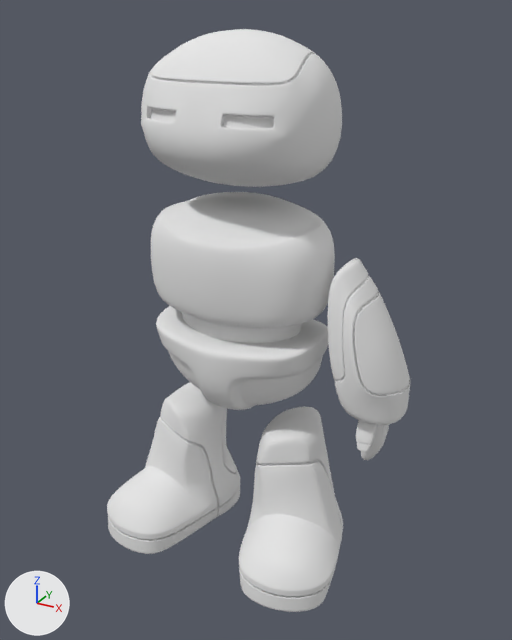
Renders of the Blender file ictbot.blend from each side of a commit.
Camera for both pictures: a camera (50 mm lens) standing at (2.25, -3.87, 3.69) and looking at (0.14, -0.04, 1.78). The lights are fixed; the arrows at lower left show +X, +Y and +Z.
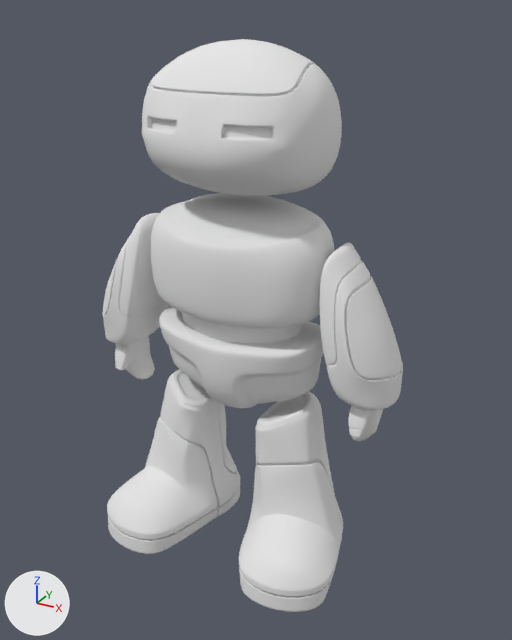
What changed in the scene script:
```text
Change me_cube_001:
    used by ob_cube_001; location = (0.0, 0.0, 0.0)
    remove me_cube_001.from_pydata(...)  # 686 vertices, 684 faces; spans x 0.105..0.926, y -0.73..0.401, z 0.036..1.08
    add me_cube_001.from_pydata(...)  # 746 vertices, 745 faces; spans x 0.105..0.926, y -0.73..0.401, z 0.036..1.231
    me_cube_001 part 1: 57 vertices moved from x 0.198..0.619, y -0.282..0.296, z 0.859..1.08 to x 0.193..0.585, y -0.297..0.296, z 0.884..1.208; 60 vertices added at x 0.198..0.554, y -0.27..0.255, z 1.052..1.231
Change me_cube_006:
    used by ob_cube_006; location = (0.0, 0.0, 0.0)
    remove me_cube_006.from_pydata(...)  # 80 vertices, 74 faces; spans x 0.0..0.613, y -0.443..0.45, z 1.041..1.758
    add me_cube_006.from_pydata(...)  # 88 vertices, 82 faces; spans x 0.0..0.613, y -0.377..0.385, z 1.041..1.758
    me_cube_006 part 2
    73 vertices are removed from x 0.0..0.609, y -0.443..0.45, z 1.041..1.737
    74 faces are deleted
    4 vertices move within x 0.2..0.586, y -0.001..0.008, z 1.144..1.548
    81 vertices are added at x 0.0..0.609, y -0.377..0.385, z 1.041..1.737
    82 new faces join them
Change me_cube_004:
    used by ob_cube_004; location = (0.91, 0.0, 1.843); rotation_euler = (0.0, -0.297, 0.0), in degrees (0, -17, 0); scale = (1.04, 1.04, 1.04)
    remove me_cube_004.from_pydata(...)  # 248 vertices, 244 faces; spans x -0.232..0.192, y -0.276..0.248, z -0.574..0.464
    add me_cube_004.from_pydata(...)  # 490 vertices, 473 faces; spans x 0.63..1.165, y -0.287..0.258, z 1.001..2.408
    me_cube_004 part 3: 490 vertices added at x 0.63..1.165, y -0.287..0.258, z 1.001..2.408
    me_cube_004 part 4: 248 vertices removed from x -0.232..0.192, y -0.276..0.248, z -0.574..0.464
Change ob_cube_004:
    ob_cube_004.rotation_euler: (0.0, -0.297, 0.0) -> (0.0, 0.0, 0.0)  # degrees (0, -17, 0) -> degrees (0, 0, 0)
    ob_cube_004.scale: (1.04, 1.04, 1.04) -> (1.0, 1.0, 1.0)
    ob_cube_004.location: (0.91, 0.0, 1.843) -> (0.0, 0.0, 0.0)
    add _m = ob_cube_004.modifiers.new('Mirror', 'MIRROR')
Remove ob_cube_002:
    ob_cube_002 = bpy.data.objects.new('Cube.002', me_cube_002)
    ob_cube_002.location = (0.978, -0.022, 1.177)
    ob_cube_002.rotation_euler = (0.0108, 0.164, 1.722)  # degrees (0.6, 9.4, 99)
    ob_cube_002.scale = (0.773, 0.861, 0.86)
    _m = ob_cube_002.modifiers.new('Subsurf', 'SUBSURF')
    _m.levels = 2
Change ob_cube_003:
    ob_cube_003.location: (0.0, 0.0, 3.057) -> (0.0, 0.0, 3.001)
```

Boxes (x1, y1, x2, y2) around the edits, measured in the pictures (512 x 640 px):
'Cube.001', reshaped
    before: (107, 382, 343, 612)
    after: (107, 369, 343, 612)
'Cube.003', moved
    before: (141, 29, 342, 187)
    after: (141, 39, 342, 196)
'Cube.004', reshaped, moved, modifiers changed, turned, rescaled
    before: (327, 258, 410, 425)
    after: (103, 213, 403, 441)
'Cube.006', reshaped
    before: (156, 306, 328, 410)
    after: (159, 306, 324, 408)
'Cube.002', deleted
    before: (356, 420, 390, 460)
part 1 of me_cube_001, built on
    before: (161, 382, 330, 474)
    after: (162, 369, 330, 474)
part 3 of me_cube_004, added
    after: (103, 213, 403, 441)
part 4 of me_cube_004, deleted
    before: (327, 258, 410, 425)
